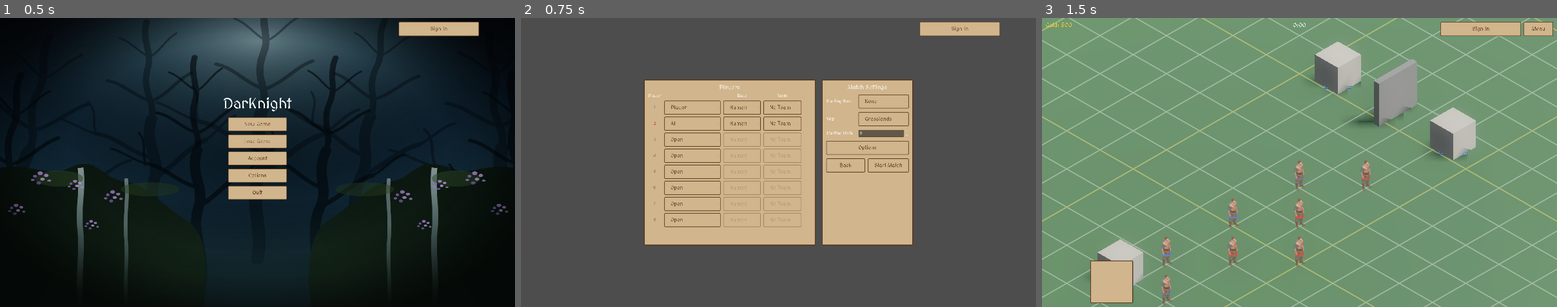
Above: before the commit, frames 1-3 (left to right).
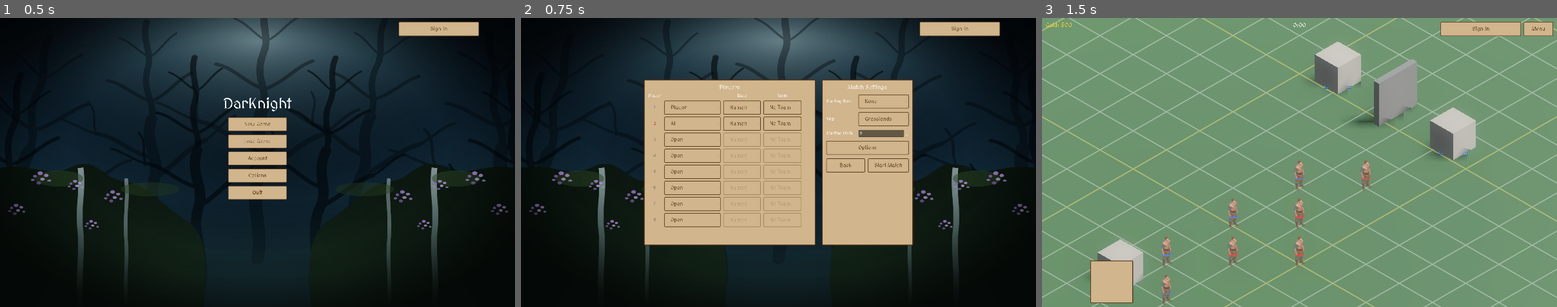
Above: after the commit, the same moments.

Repository: wesleywesleyadams-debug/Aegis-Matrix
Game: Godot game, scene res://scenes/TitleMenu.tscn
The game is run twice, just before and just after one commit, with the same random seed, the same clock (stepped at 60 frames per second) and the same inputs.
Inputs:
- Up to frame 1 (0.5 s): no input
- Up to frame 2 (0.75 s): click "New Game" at 0.5 s
- Up to frame 3 (1.5 s): click "Start Match" at 1.25 s

Frame 1 is identical in both runs. In frame 2, 67% of the frame differs, in the area x 0-100%, y 0-100%; in frame 3, nothing differs.

Commit message:
Reuse the title menu background on the lobby screen too
Same full-screen forest-canyon art (assets/backgrounds/title_bg.svg)
behind the lobby's Players/Match Settings panels -- consistent look
across every pre-match menu screen. Left the in-game menus (Main.tscn)
alone since they're overlaid on the actual match, not a standalone
menu screen.

Co-Authored-By: Claude Sonnet 5 <noreply@anthropic.com>

Diff:
--- a/scenes/Lobby.tscn
+++ b/scenes/Lobby.tscn
@@ -1,6 +1,7 @@
-[gd_scene load_steps=2 format=3]
+[gd_scene load_steps=3 format=3]
 
 [ext_resource type="Script" path="res://scripts/ui/Lobby.gd" id="1_lobby"]
+[ext_resource type="Texture2D" path="res://assets/backgrounds/title_bg.svg" id="2_bg"]
 
 [node name="Lobby" type="Control"]
 layout_mode = 3
@@ -8,6 +9,15 @@
 anchor_right = 1.0
 anchor_bottom = 1.0
 script = ExtResource("1_lobby")
+
+[node name="Background" type="TextureRect" parent="."]
+layout_mode = 1
+anchors_preset = 15
+anchor_right = 1.0
+anchor_bottom = 1.0
+texture = ExtResource("2_bg")
+expand_mode = 1
+stretch_mode = 6
 
 [node name="MainHBox" type="HBoxContainer" parent="."]
 layout_mode = 1
